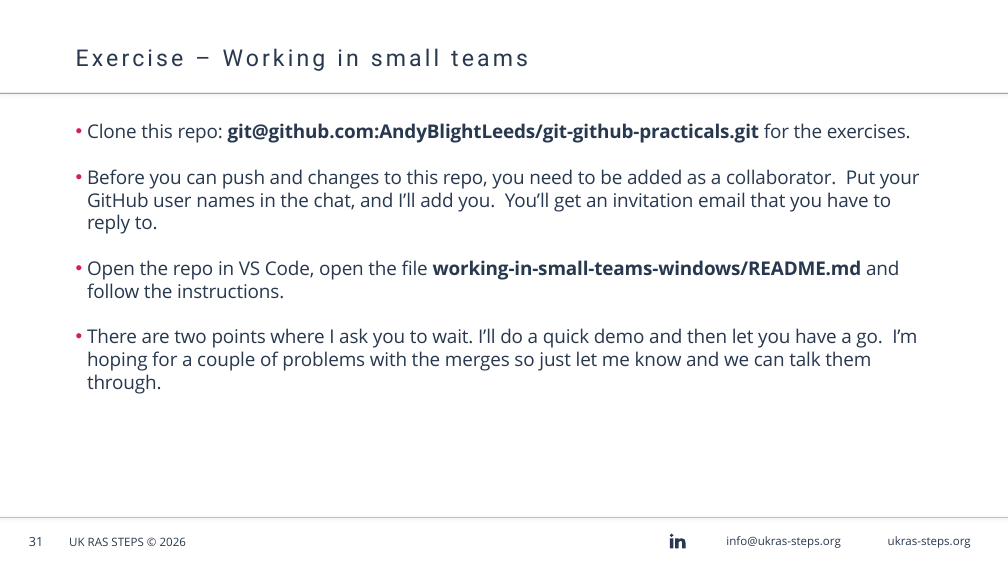
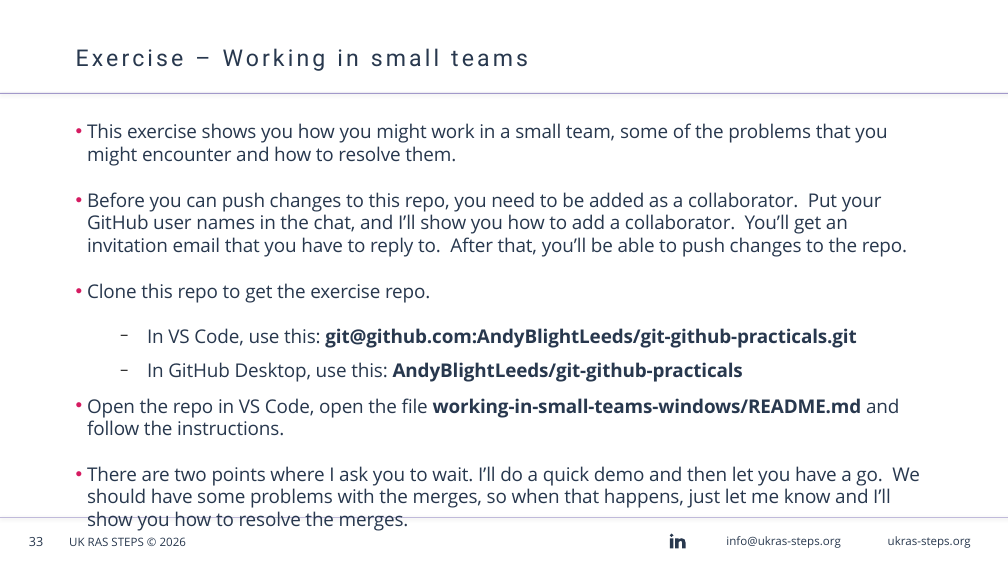
Before and after one commit to AndyBlightLeeds/git-github-workshop, a slide deck: slide 33 of presentation/Git & GitHub Workshop - Windows.odp (slide 31 before the commit). Drawn at 1008x567 pixels with LibreOffice and Linux fonts; fonts in the diff are those of the drawing; background and template pictures are left out. Boxes give left, top, right and bottom in pixels: in the first picture for what was removed or moved away, otherwise in the second. Text is boxed around its words. In the diff, an @@ line names an element or a change of style, - is before the commit and + after.

```diff
--- a/presentation/Git & GitHub Workshop - Windows.odp
+++ b/presentation/Git & GitHub Workshop - Windows.odp
@@ text at (x1=87, y1=123, x2=907, y2=382): text changed @@
-• Clone this repo: git@github.com:AndyBlightLeeds/git-github-practicals.git for the exercises.
-• Before you can push and changes to this repo, you need to be added as a collaborator. Put your GitHub user names in the chat, and I’ll add you. You’ll get an invitation email that you have to reply to.
+• This exercise shows you how you might work in a small team, some of the problems that you might encounter and how to resolve them.
+• Before you can push changes to this repo, you need to be added as a collaborator. Put your GitHub user names in the chat, and I’ll show you how to add a collaborator. You’ll get an invitation email that you have to reply to. After that, you’ll be able to push changes to the repo.
+• Clone this repo to get the exercise repo.
+  − In VS Code, use this: git@github.com:AndyBlightLeeds/git-github-practicals.git
+  − In GitHub Desktop, use this: AndyBlightLeeds/git-github-practicals
@@ text at (x1=87, y1=466, x2=920, y2=508): text changed @@
-• There are two points where I ask you to wait. I’ll do a quick demo and then let you have a go. I’m hoping for a couple of problems with the merges so just let me know and we can talk them through.
+• There are two points where I ask you to wait. I’ll do a quick demo and then let you have a go. We should have some problems with the merges, so when that happens, just let me know and I’ll show you how to resolve the merges.
@@ page number at (x1=29, y1=537, x2=43, y2=546): text changed @@
-31
+33
```
Also in this commit, not shown: 3 other slides changed, 2 slides added, 1 other file.
